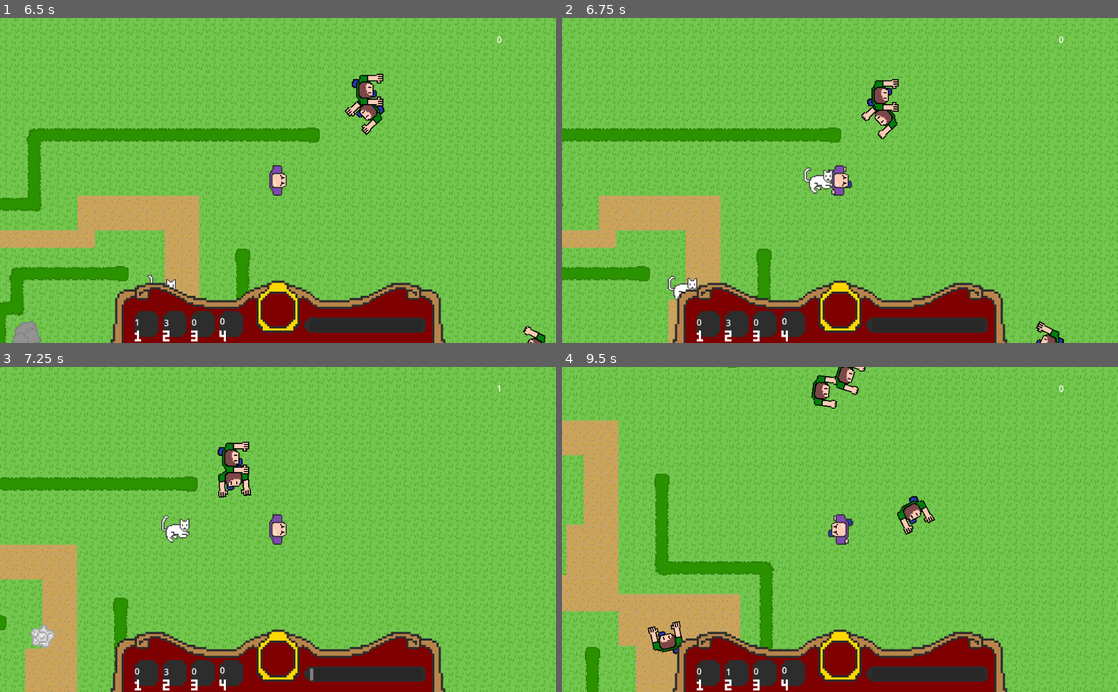
Above: before the commit, frames 1-4 (two rows, left to right).
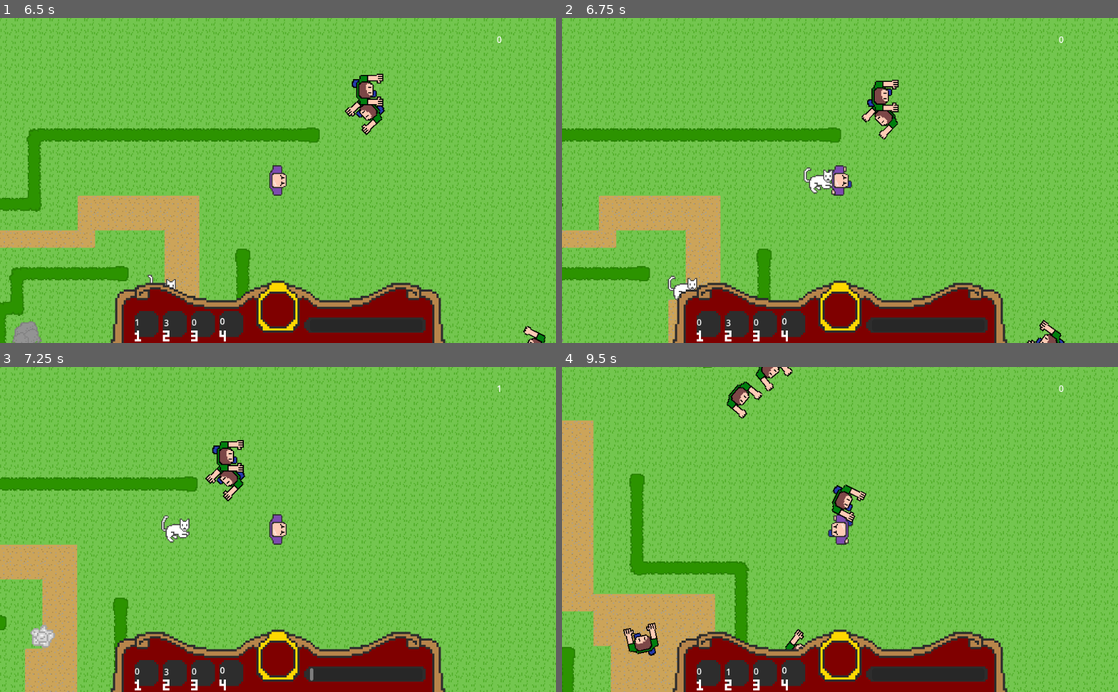
Above: after the commit, the same moments.

Repository: JessicaCC-gd/GGJ2024-2_4_1
Game: Godot game, scene res://level.tscn
The game is run twice, just before and just after one commit, with the same random seed, the same clock (stepped at 60 frames per second) and the same inputs.
Inputs:
- Up to frame 1 (6.5 s): tap Enter at 0.5 s; hold Up (move_up) 0.53-2.03 s; tap 1 (action_1) every 1.5 s from 0.6 to 5.1 s; tap 2 (action_2) every 1.5 s from 1.35 to 5.85 s; tap Space at 2 s; hold Left (move_left) 2.03-3.53 s; hold Down (move_down) 3.53-4.28 s; hold Right (move_right) 4.28-5.03 s; hold Up (move_up) 5.03-5.78 s; hold Right (move_right) from 5.78 s (still down)
- Up to frame 2 (6.75 s): keep holding Right (move_right); tap 1 (action_1) at 6.6 s
- Up to frame 3 (7.25 s): keep holding Right (move_right)
- Up to frame 4 (9.5 s): tap 2 (action_2) at 7.35, 8.85 s; release Right (move_right) at 8.03 s; hold Down (move_down) 8.03-8.78 s; tap 1 (action_1) at 8.1 s; hold Left (move_left) from 8.78 s (still down)

Frame 1 is identical in both runs. In frame 2, 0.5% of the frame differs, in the area x 53-91%, y 18-100%; in frame 3, 0.9%; in frame 4, 25%, in the area x 0-100%, y 0-100%.

Commit message:
add cat decoy behaviour

Diff:
--- a/enemy.gd
+++ b/enemy.gd
@@ -17,17 +17,12 @@
 	_animated_sprite.play("walk")
 
 func _chase():
-	#_raycast.set_target_position(_target.global_position - global_position)
-	#_raycast.force_raycast_update()
-	#if !_raycast.is_colliding():
-		# Enemy has direct LOS on target
-	#	direction = _raycast.target_position.normalized()
-	#else:
-	#	for scent in _target.trail:
-	#		direction = _get_los(scent)
-	#		if direction != null: break
-	#	if direction == null: direction = Vector2(0, 0)
 	direction == null
+
+	if $"../cat":
+		direction = _get_los($"../cat".global_position)
+		if direction != null: return
+
 	var size = len(_target.trail)
 	for n in range(size-1, -1, -1):
 			direction = _get_los(_target.trail[n])
@@ -45,7 +40,6 @@
 
 
 func _physics_process(delta):
-	#direction = (get_node("../Player").global_position - self.global_position).normalized()
 	_chase()
 	_animated_sprite.rotation = atan2(direction.y, direction.x) + PI/2
 	velocity = direction * speed
